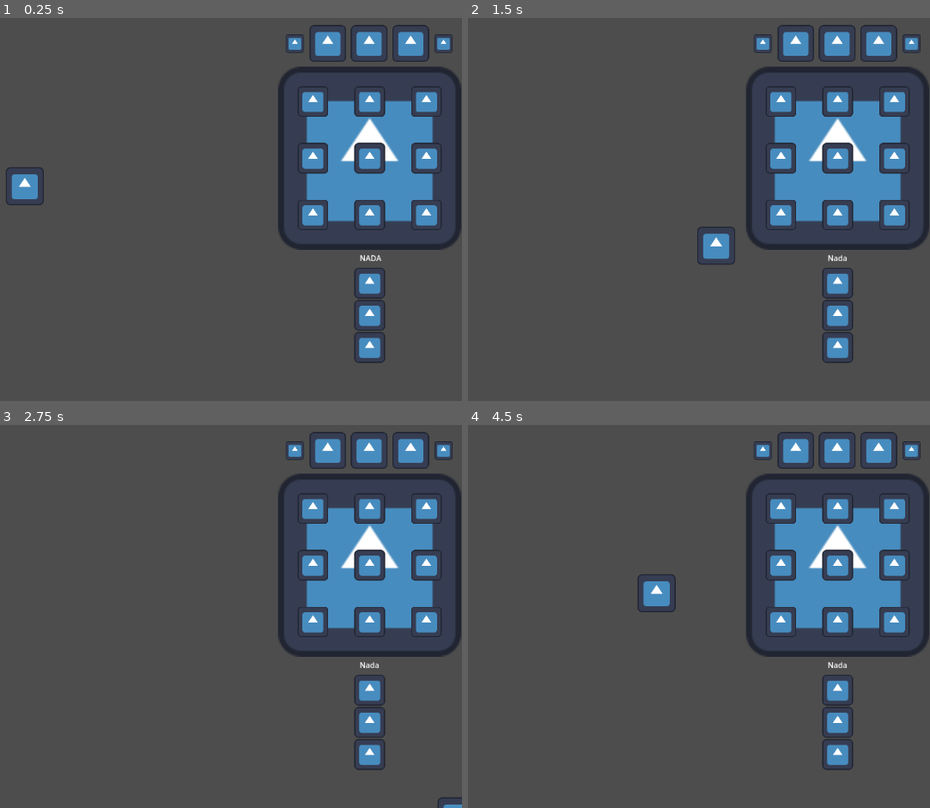
Above: before the commit, frames 1-4 (two rows, left to right).
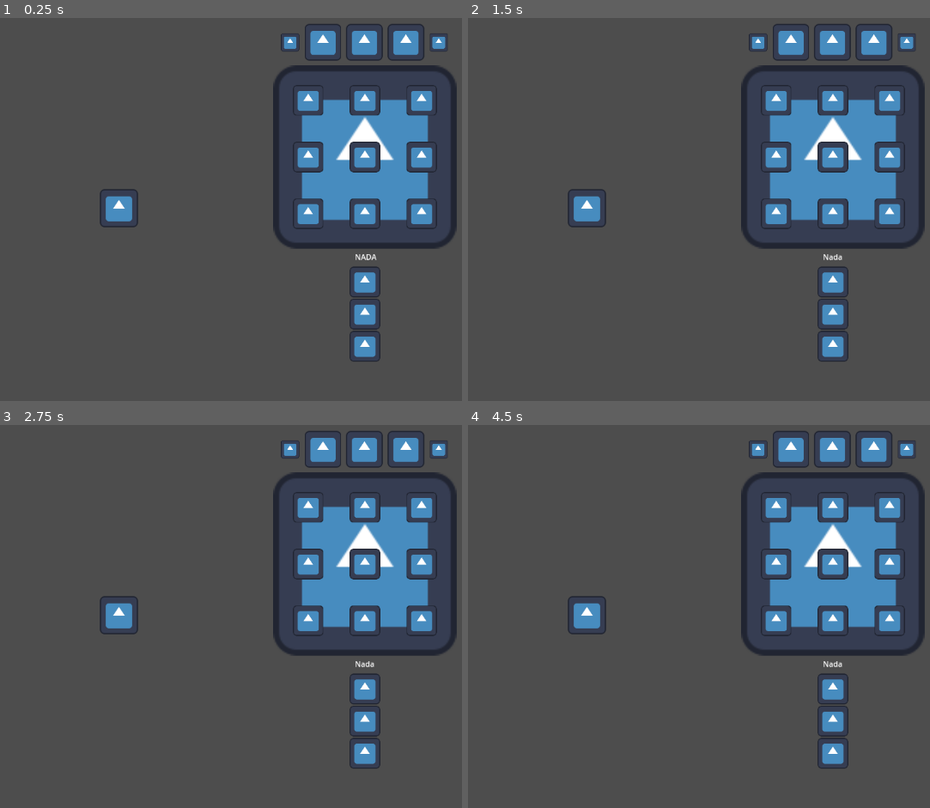
Above: after the commit, the same moments.

Repository: Irozuku/A-Painters-Nightmare-bitCrawlerStudios
Game: Godot game, scene res://scenes/main.tscn
Two runs of this game, one before a commit and one after it. Both use one fixed random seed, a clock stepped at 60 frames per second and the inputs below. The engine's default icon, where the game draws it, is replaced by a stand-in: a white triangle on a blue panel in a dark square.
Inputs (mouse positions are in pixels of both pictures, inside the frame that each line leads up to):
- Up to frame 1 (0.25 s): no input
- Up to frame 2 (1.5 s): tap Enter at 0.5 s; move the mouse to (782, 102) at 0.52 s; press the mouse at (782, 102) at 0.53 s; hold D (right) 0.53-1.28 s; move the mouse to (837, 102) at 1.27 s; release the mouse at (837, 102) at 1.28 s; hold S (down) from 1.28 s (still down); click (837, 102) at 1.35 s
- Up to frame 3 (2.75 s): move the mouse to (425, 509) at 2.02 s; release S (down) at 2.03 s; press the mouse at (425, 509) at 2.03 s; hold D (right) from 2.03 s (still down)
- Up to frame 4 (4.5 s): move the mouse to (782, 566) at 2.77 s; release D (right) at 2.78 s; release the mouse at (782, 566) at 2.78 s; hold W (up) 2.78-3.53 s; click (782, 566) at 2.85 s; move the mouse to (837, 566) at 3.52 s; press the mouse at (837, 566) at 3.53 s; hold A (left) from 3.53 s (still down); move the mouse to (893, 566) at 4.27 s; release the mouse at (893, 566) at 4.28 s; click (893, 566) at 4.35 s

The runs differ from the first frame. In frame 1, 8.8% of the frame differs, in the area x 1-100%, y 1-91%; in frame 2, 8.8%; in frame 3, 8.4%; in frame 4, 8.8%, in the area x 21-100%, y 1-91%.

Commit message:
Fixed player camera

Diff:
--- a/scenes/main.tscn
+++ b/scenes/main.tscn
@@ -9,6 +9,8 @@
 [node name="Player" parent="." instance=ExtResource("1_ei826")]
 position = Vector2(416, 282)
 
-[node name="Grid" parent="." instance=ExtResource("2_phdx0")]
-position = Vector2(995, 235)
+[node name="Camera2D" type="Camera2D" parent="Player"]
+
+[node name="Grid" parent="Player" instance=ExtResource("2_phdx0")]
+position = Vector2(413, -86)
 scale = Vector2(0.8, 0.8)
Not shown, added: export_presets.cfg
